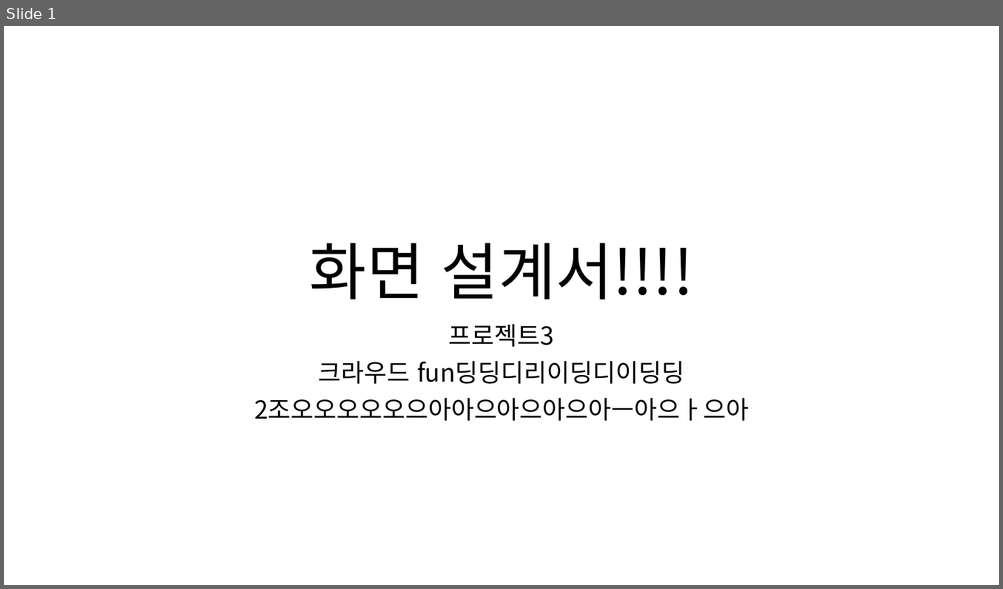
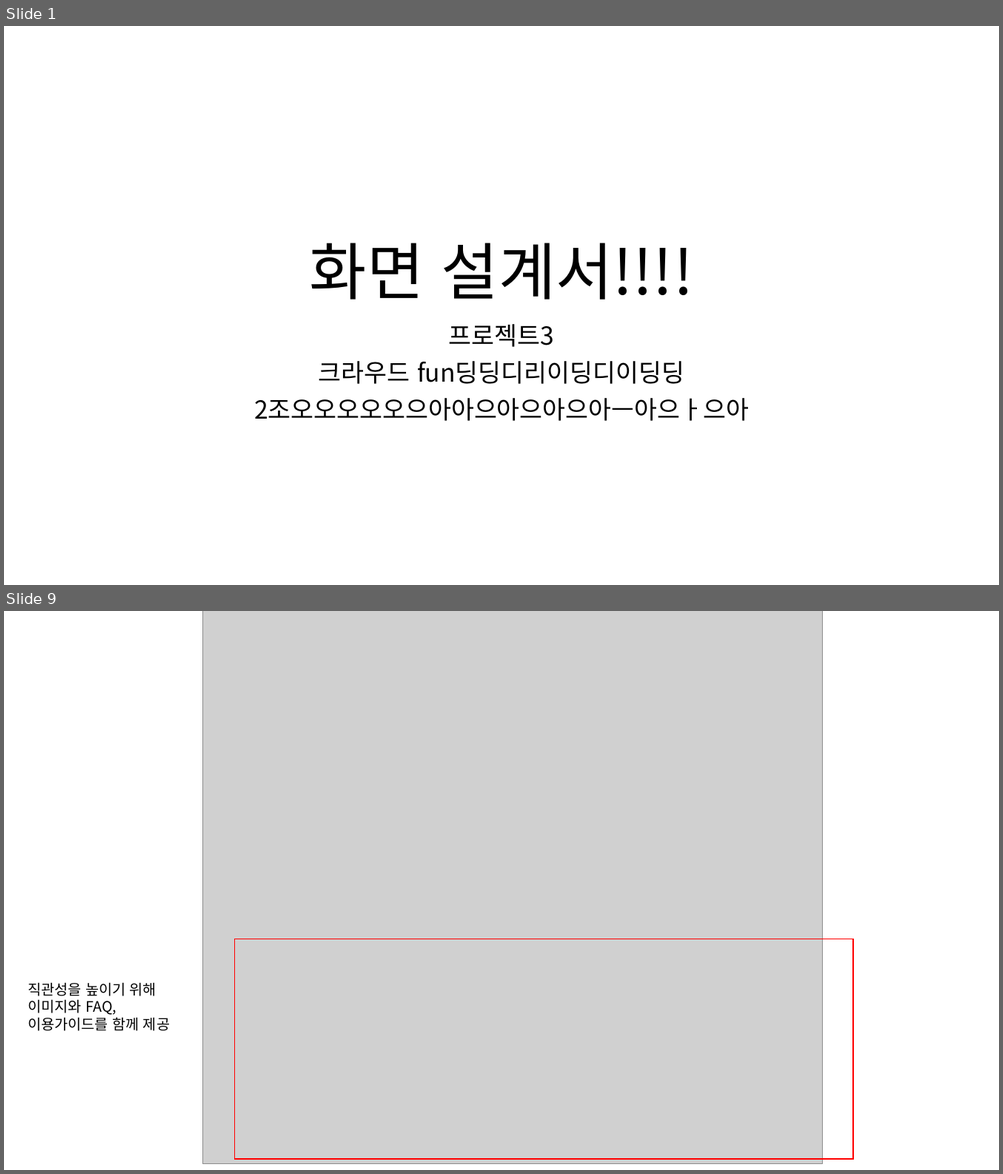
Before and after one commit to ezenteam2/RentalEquip, a slide deck: 0 발표용 파워포인트/0313 2차발표/0313 project04 - 파워포인트 - 형준.pptx. Shown one above the other, each under a label of ours: slide 1 before the commit, slides 1 and 9 after it; the slides between them are not shown. The pictures are 1003x589 and 1003x1174 pixels, drawn with LibreOffice and Linux fonts; fonts in the diff are those of the drawing; grey boxes stand for pictures. Boxes give left, top, right and bottom in pixels: in the first picture for what was removed or moved away, otherwise in the second. Text is boxed around its words. In the diff, an @@ line names an element or a change of style, - is before the commit and + after.

```diff
--- a/0 발표용 파워포인트/0313 2차발표/0313 project04 - 파워포인트 - 형준.pptx
+++ b/0 발표용 파워포인트/0313 2차발표/0313 project04 - 파워포인트 - 형준.pptx
@@ slide 9 added at (x1=4, y1=611, x2=999, y2=1170), background #FFFFFF @@
@@ picture added at (x1=203, y1=611, x2=822, y2=1165) @@
@@ rectangle added at (x1=235, y1=940, x2=853, y2=1159), outline #FF0000 1 pt @@
@@ text added at (x1=28, y1=982, x2=170, y2=1031), 14 pt, text #000000 @@
+직관성을 높이기 위해 이미지와 FAQ, 이용가이드를 함께 제공
```
Also in this commit, not shown: 15 other slides added.
